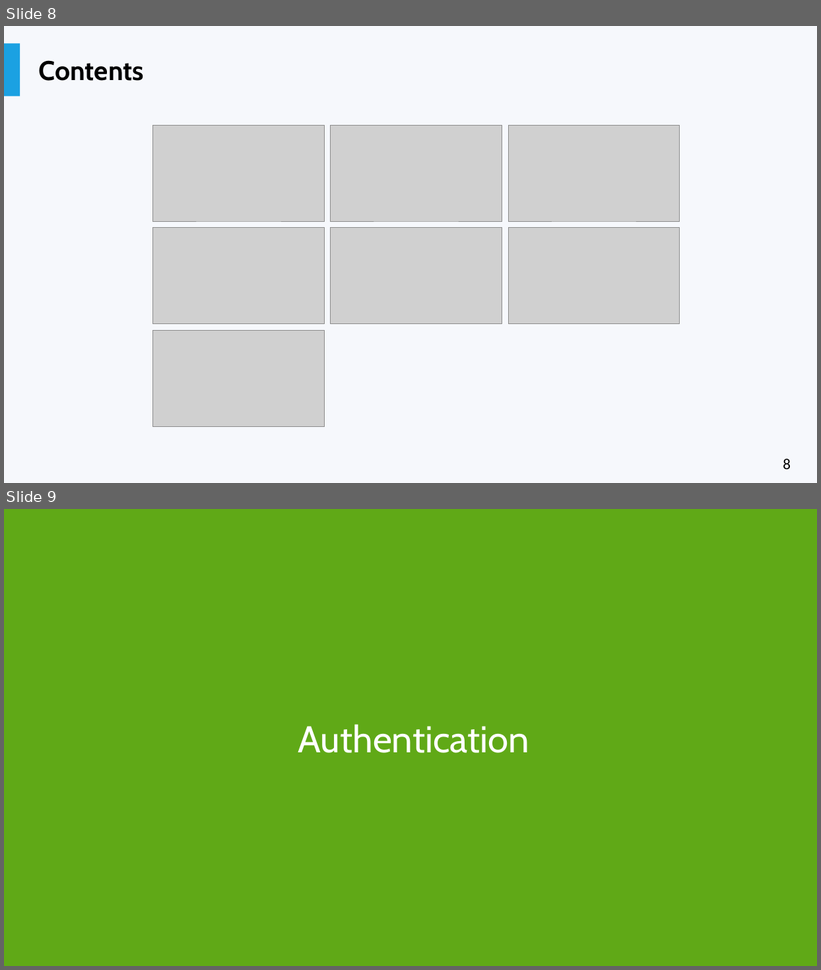
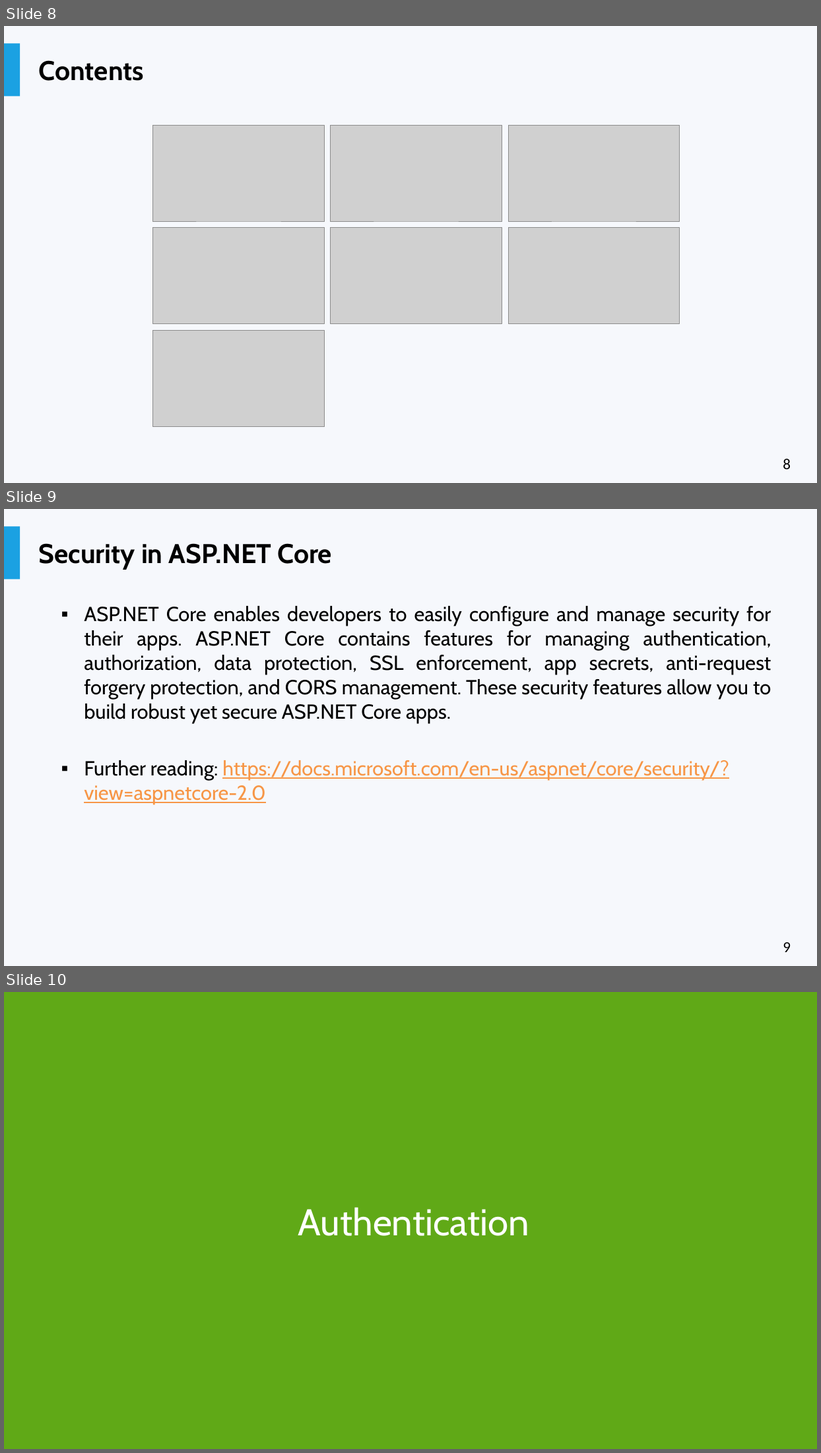
Before and after one commit to liviucotfas/ase-web-and-cloud-applications-security, a slide deck: Presentation ASPNET MVC Core - Part II.pptx. Shown one above the other, each under a label of ours: slides 8 and 9 before the commit, slides 8, 9 and 10 after it. The pictures are 821x970 and 821x1453 pixels, drawn with LibreOffice and Linux fonts; fonts in the diff are those of the drawing; grey boxes stand for pictures. Boxes give left, top, right and bottom in pixels: in the first picture for what was removed or moved away, otherwise in the second. Text is boxed around its words. In the diff, an @@ line names an element or a change of style, - is before the commit and + after.

```diff
--- a/Presentation ASPNET MVC Core - Part II.pptx
+++ b/Presentation ASPNET MVC Core - Part II.pptx
@@ slide 9 added at (4, 509, 817, 966), background #F6F8FC; not listed: 2 template elements that a slide beside it also shows @@
@@ title added at (39, 543, 332, 569), 32 pt, text #000000, bold @@
+Security in ASP.NET Core
@@ text added at (84, 606, 772, 805), 24 pt, text #000000 @@
+▪ ASP.NET Core enables developers to easily configure and manage security for their apps. ASP.NET Core contains features for managing authentication, authorization, data protection, SSL enforcement, app secrets, anti-request forgery protection, and CORS management. These security features allow you to build robust yet secure ASP.NET Core apps.
+▪ Further reading: https://docs.microsoft.com/en-us/aspnet/core/security/?view=aspnetcore-2.0
@@ what was slide 9 is now slide 10 @@
```
Also in this commit, not shown: 4 slides changed, 1 other slide added, 6 other files.
